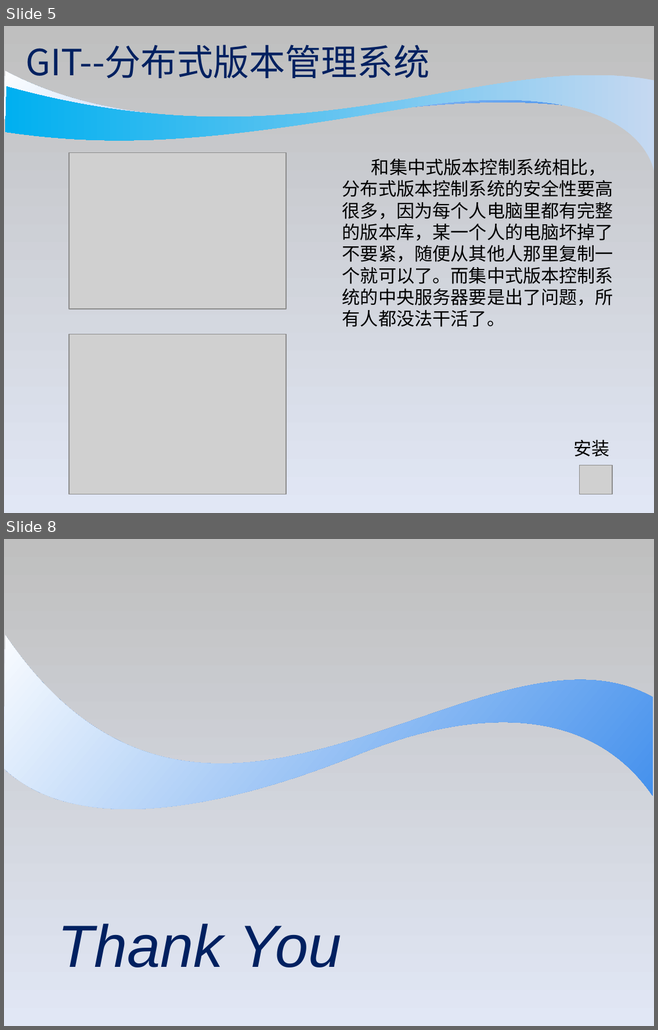
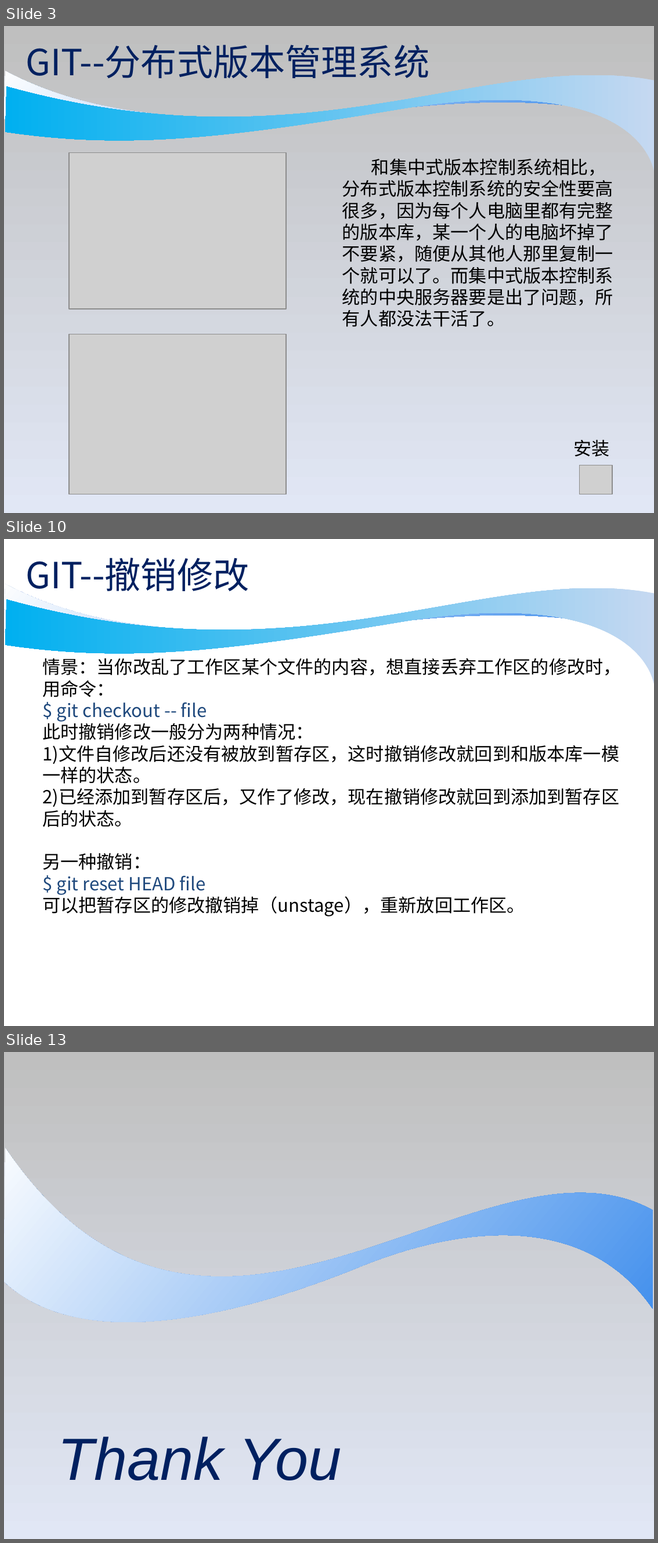
Before and after one commit to wobushixianyu/GitSkillSharing, a slide deck: git_skill_sharing.ppt. Shown one above the other, each under a label of ours: slides 5 and 8 before the commit, slides 3, 10 and 13 after it; the slides between them are not shown. The pictures are 658x1030 and 658x1543 pixels, drawn with LibreOffice and Linux fonts; fonts in the diff are those of the drawing; grey boxes stand for pictures; background and template pictures are left out. Boxes give left, top, right and bottom in pixels: in the first picture for what was removed or moved away, otherwise in the second. Text is boxed around its words. In the diff, an @@ line names an element or a change of style, - is before the commit and + after.

```diff
--- a/git_skill_sharing.ppt
+++ b/git_skill_sharing.ppt
@@ slide 10 added at bbox=[4, 539, 654, 1026], background #FFFFFF; not listed: 2 template elements that a slide beside it also shows @@
@@ title added at bbox=[25, 558, 249, 597], 40 pt, text #002060 @@
+GIT--撤销修改
@@ text added at bbox=[42, 658, 621, 917], 20 pt, text #000000 @@
+情景：当你改乱了工作区某个文件的内容，想直接丢弃工作区的修改时，
+用命令：
+$ git checkout -- file
+此时撤销修改一般分为两种情况：
+1)文件自修改后还没有被放到暂存区，这时撤销修改就回到和版本库一模
+一样的状态。
+2)已经添加到暂存区后，又作了修改，现在撤销修改就回到添加到暂存区
+后的状态。
+另一种撤销：
+$ git reset HEAD file
+可以把暂存区的修改撤销掉（unstage），重新放回工作区。
@@ what was slide 5 is now slide 3 @@
@@ what was slide 8 is now slide 13 @@
```
Also in this commit, not shown: 4 slides changed, 5 other slides added, 1 slide removed.
